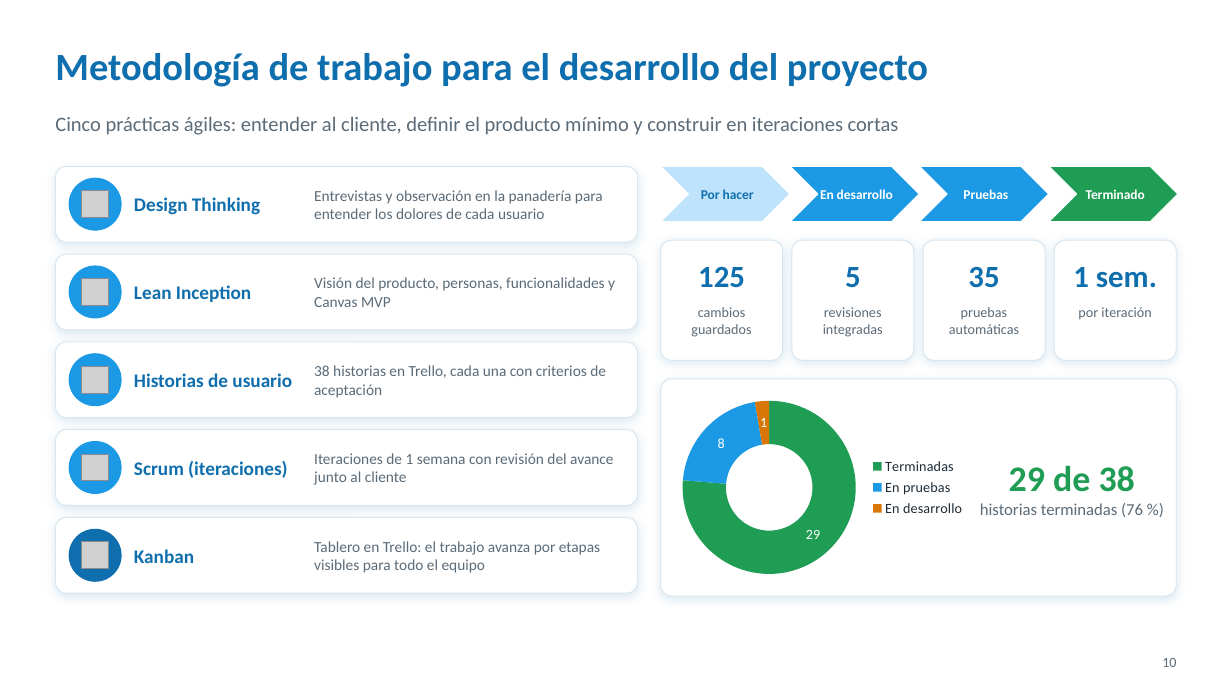
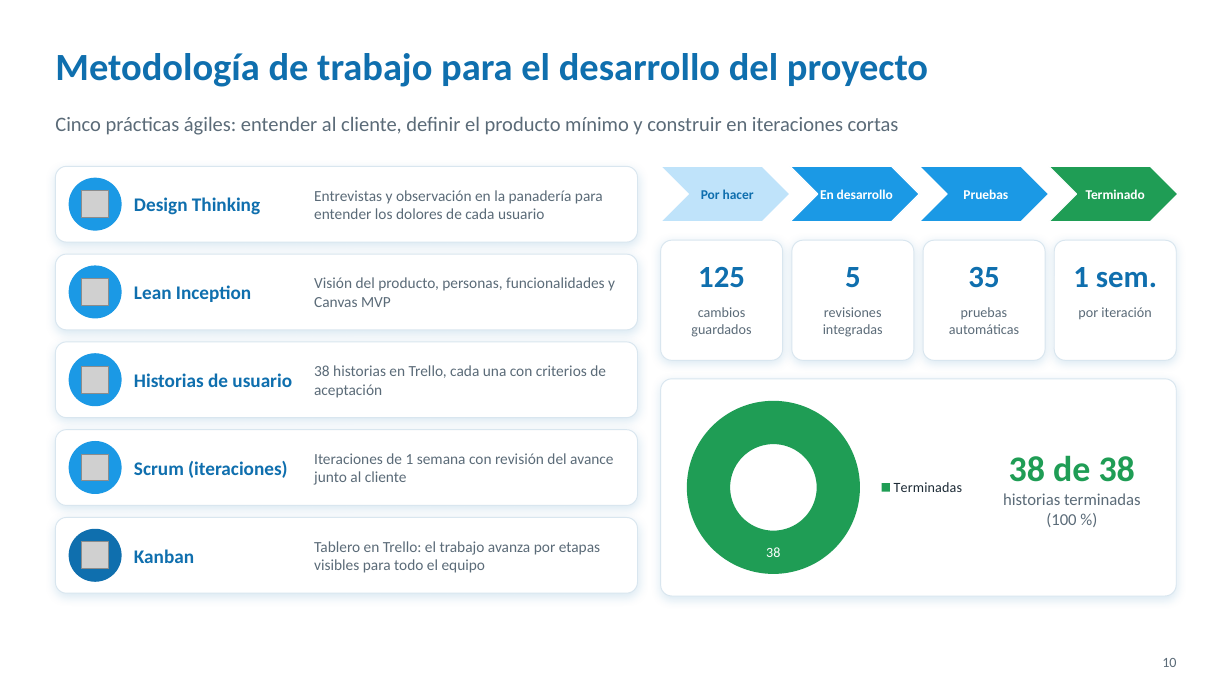
Before and after one commit to Javi3rr/proyecto-capstone, a slide deck: slide 10 of Fase 3/Evidencias Grupales/2. Presentación/Patopan_Presentacion_Final.pptx. Drawn at 1232x693 pixels with LibreOffice and Linux fonts; fonts in the diff are those of the drawing; grey boxes stand for pictures; background and template pictures are left out. Boxes give left, top, right and bottom in pixels: in the first picture for what was removed or moved away, otherwise in the second. Text is boxed around its words. In the diff, an @@ line names an element or a change of style, - is before the commit and + after.

```diff
--- a/Fase 3/Evidencias Grupales/2. Presentación/Patopan_Presentacion_Final.pptx
+++ b/Fase 3/Evidencias Grupales/2. Presentación/Patopan_Presentacion_Final.pptx
@@ doughnut chart at bbox=[670, 388, 975, 587] @@
-categories: Terminadas, En pruebas, En desarrollo
+categories: Terminadas
-Series 1: 29, 8, 1
+Series 1: 38
@@ data labels of Series 1 changed @@
@@ text at bbox=[1003, 455, 1141, 527]: text changed @@
-29 de 38
-historias terminadas (76 %)
+38 de 38
+historias terminadas (100 %)
```
Also in this commit, not shown: 3 other slides changed, 1 slide added, 1 other file.
